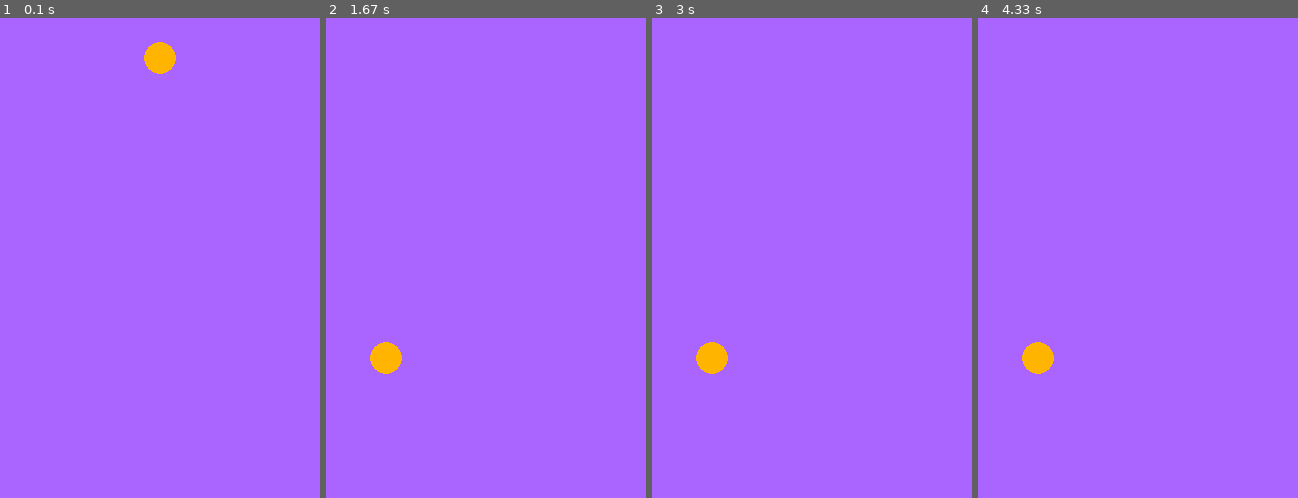
Above: before the commit, frames 1-4 (left to right).
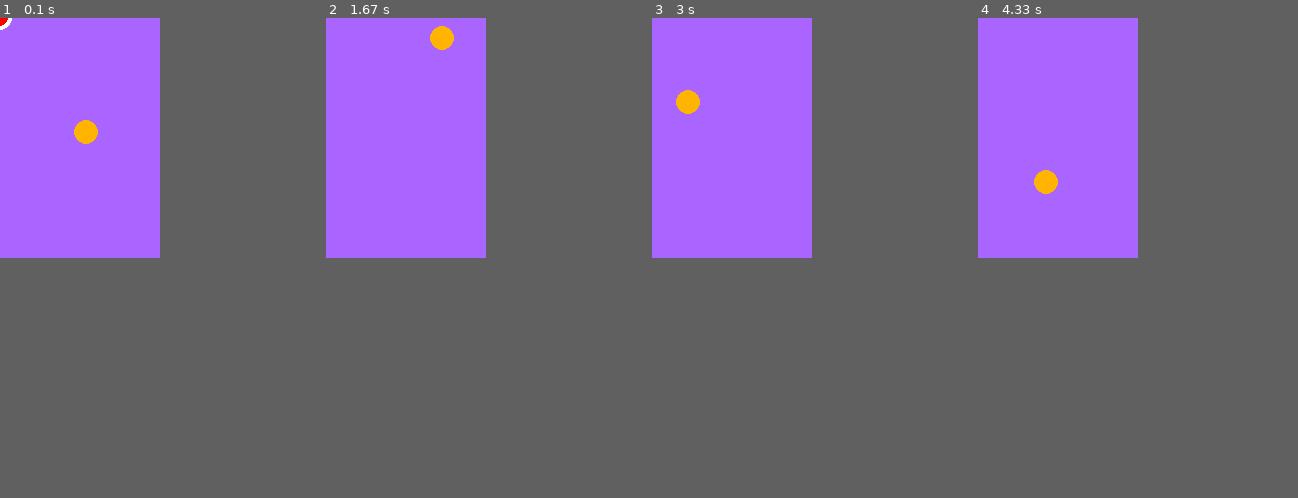
Above: after the commit, the same moments.

Repository: alvansga/my-py-game
Game: pygame game, started from Pong/main.py
Same seed, same stepped clock (60 frames per second), same inputs: the game is played once before the commit and once after it.
Inputs (mouse positions are in pixels of both pictures, inside the frame that each line leads up to):
- Up to frame 1 (0.1 s): no input
- Up to frame 2 (1.67 s): press the mouse at (409, 262) at 0.37 s; move the mouse to (463, 310) at 0.47 s; release the mouse at (518, 363) at 0.6 s
- Up to frame 3 (3 s): no input
- Up to frame 4 (4.33 s): no input
In our replay, the window is 320x480 before the commit and 160x240 after it. These sizes can differ from the game's own. Grey fills any space a smaller window leaves; there, only what the larger window draws over its background counts as a difference.

The runs differ from the first frame. In frame 1, 0.9% of the frame differs, in the area x 0-55%, y 0-27%; in frame 2, 0.8%; in frame 3, 0.8%; in frame 4, 0.8%.

Commit message:
tambah pointer
Signed-off-by: ezra <ezra.alvansga@polytron.co.id>

Diff:
--- a/Pong/ball.py
+++ b/Pong/ball.py
@@ -19,8 +19,8 @@
 
 BALLCOLOR = JINGGA
 
-BALLSPEED = 50
-BALLSIZE = 32
+BALLSPEED = 1
+BALLSIZE = 24
 BALLRADIUS = int (BALLSIZE * 0.5)
 
 def pickRandomDirection(dir):
--- a/Pong/main.py
+++ b/Pong/main.py
@@ -8,9 +8,11 @@
 import pygame,sys,random
 from pygame.locals import *
 from ball import *
+from pointer import *
+
 FPS = 60
-LEBARWINDOW = 320
-TINGGIWINDOW = 480
+LEBARWINDOW = 160
+TINGGIWINDOW = 240
 
 UKURANMARBLE = 36
 JARI2MARBLE = int (UKURANMARBLE* 0.5)
@@ -82,6 +84,8 @@
     bola = Ball(DISPLAYSURF,int(LEBARWINDOW/2),int(TINGGIWINDOW/2))
     xmouse = 0
     ymouse = 0
+    pointer = Pointer()
+    pointer.DrawPointer(DISPLAYSURF,(xmouse,ymouse))
     prevselect = (None,None)
     mousehold = False
     win = False
@@ -108,15 +112,20 @@
                 mousehold = False
                 mouserelease = True
 
+
             elif event.type == MOUSEBUTTONDOWN:
                 xmouse, ymouse = event.pos
                 mouseklik = True
                 print("mouse tekan")
 
+
             elif event.type == MOUSEMOTION:
                 xmouse, ymouse = event.pos
+                # print(xmouse,",",ymouse)
 
 
+
+        pointer.DrawPointer(DISPLAYSURF,(xmouse,ymouse))
         pygame.display.update()
         FPSCLOCK.tick(FPS)
 
--- /dev/null
+++ b/Pong/pointer.py
@@ -0,0 +1,34 @@
+import pygame
+
+# warna yang dibutuhkan
+#               R   G   B
+PUTIH       = (255,255,255)
+JINGGA      = (255,180,  0)
+JINGGATUA   = (150, 75,  0)
+UNGU        = (200, 10,255)
+LIMEHIJAU   = (150,255,  0)
+BIRU        = (170,100,255)
+BIRUTUA     = (100,  0,150)
+MERAH       = (255,  0,  0)
+KUNING      = (255,255,  0)
+HITAM       = (  0,  0,  0)
+ABU2        = ( 10, 10, 10)
+ABU2_1      = ( 20, 20, 20)
+
+POINTERSIZE = 24
+POINTERRADIUS = int (POINTERSIZE * 0.5)
+POINTERCOLOR = PUTIH
+POINTERCOLOR2 = MERAH
+
+class Pointer():
+    def __init__(self):
+        self.pos = (0,0) # init pos
+        self.r = POINTERRADIUS
+        self.color = POINTERCOLOR
+        self.color2 = POINTERCOLOR2
+        pygame.mouse.set_visible(False)
+
+    def DrawPointer(self,DISPLAYSURF,pos):
+        self.pos = pos
+        pygame.draw.circle(DISPLAYSURF,self.color,self.pos,self.r)
+        pygame.draw.circle(DISPLAYSURF,self.color2,self.pos,self.r-int(self.r/3))
